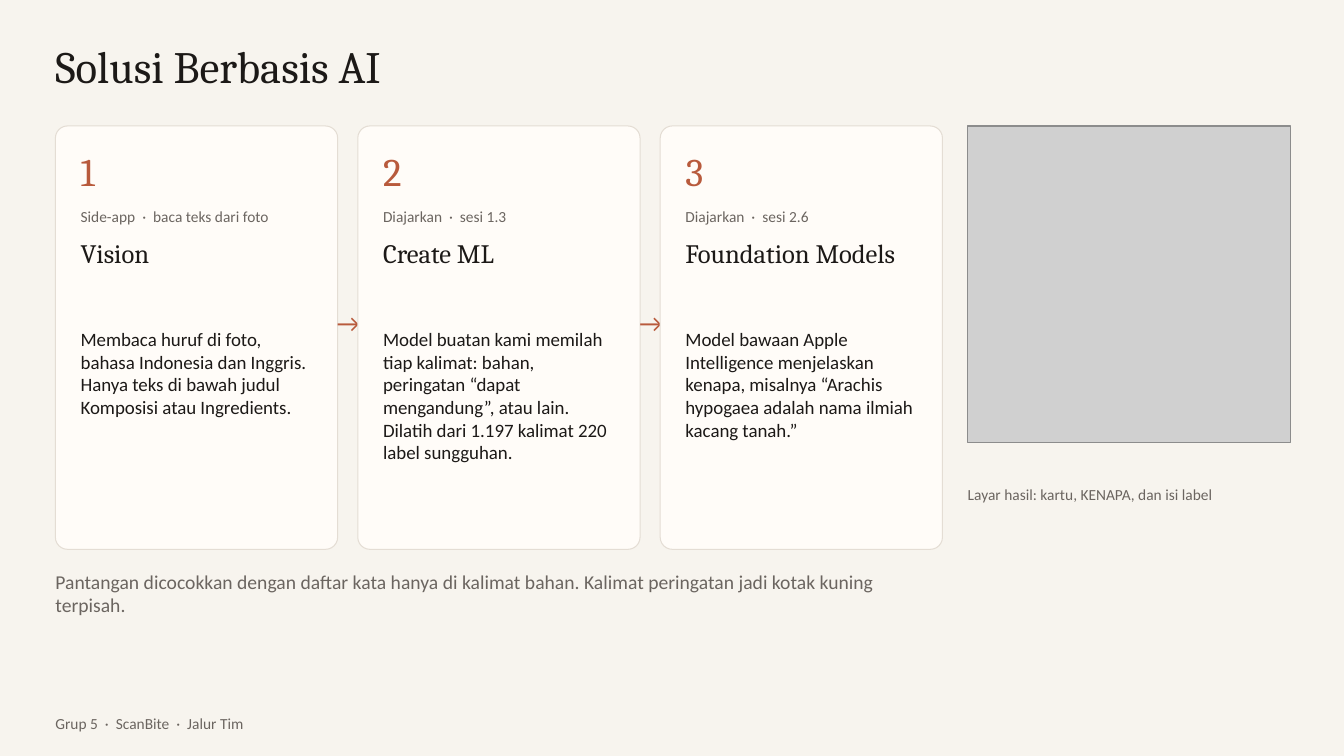
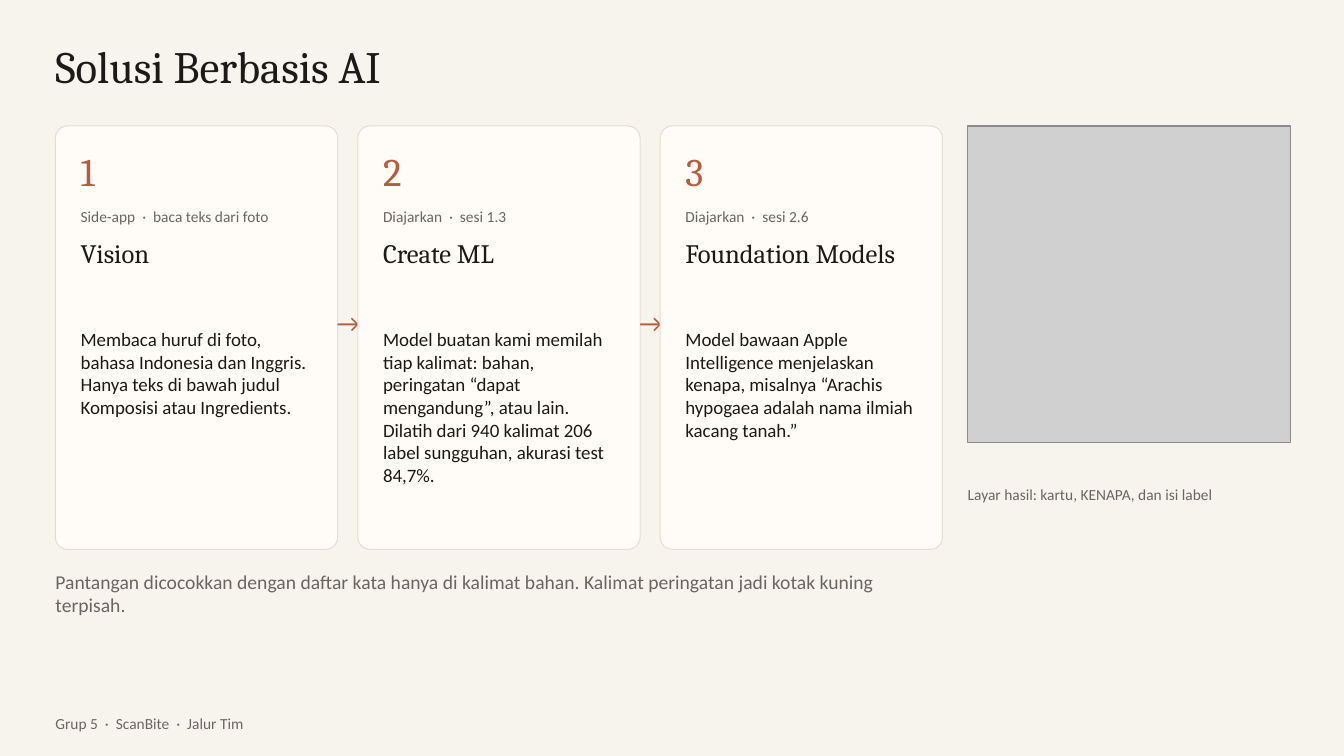
Before and after one commit to dendyramdhan/PantangMakan, a slide deck: slide 7 of presentasi/ScanBite.pptx. Drawn at 1344x756 pixels with LibreOffice and Linux fonts; fonts in the diff are those of the drawing; grey boxes stand for pictures. Boxes give left, top, right and bottom in pixels: in the first picture for what was removed or moved away, otherwise in the second. Text is boxed around its words. In the diff, an @@ line names an element or a change of style, - is before the commit and + after.

Commit message:
Dataset dibersihkan (257 potongan OCR rusak dibuang), dibagi train/validation/test per produk; model dilatih ulang, test 84,7%, validasi 10/10

```diff
--- a/presentasi/ScanBite.pptx
+++ b/presentasi/ScanBite.pptx
@@ text at box(383, 333, 604, 484): text changed @@
-Model buatan kami memilah tiap kalimat: bahan, peringatan “dapat mengandung”, atau lain. Dilatih dari 1.197 kalimat 220 label sungguhan.
+Model buatan kami memilah tiap kalimat: bahan, peringatan “dapat mengandung”, atau lain. Dilatih dari 940 kalimat 206 label sungguhan, akurasi test 84,7%.
```
Also in this commit, not shown: 2 other slides changed, 18 other files.
